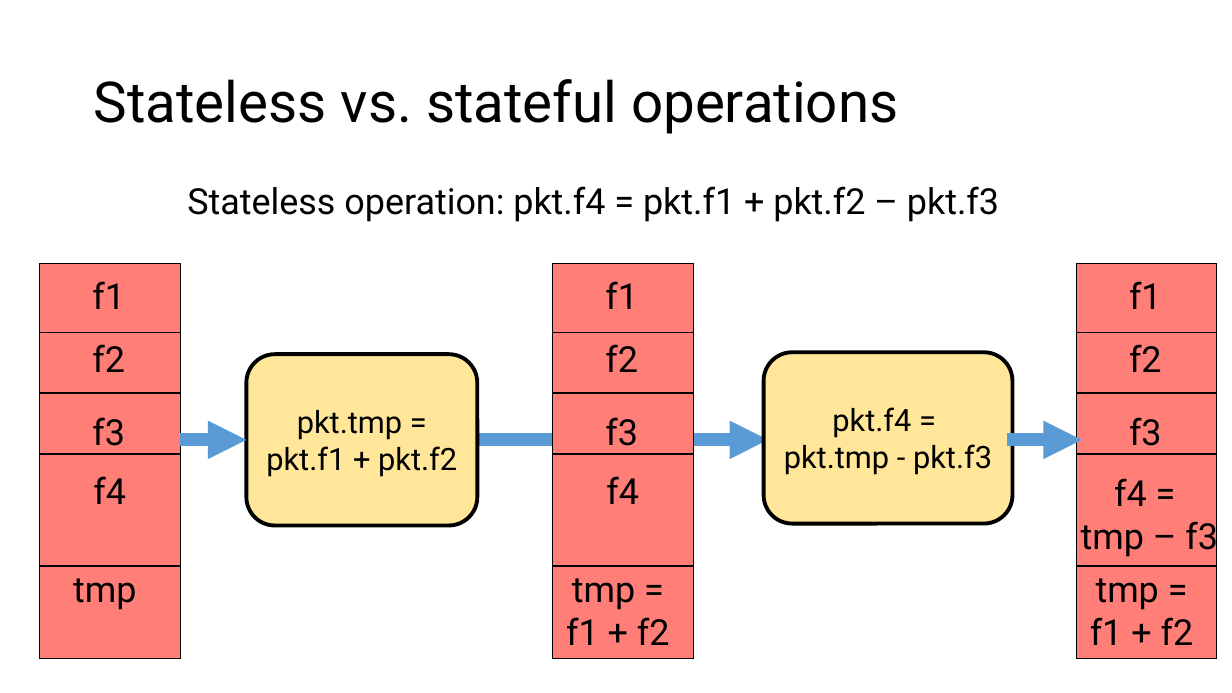
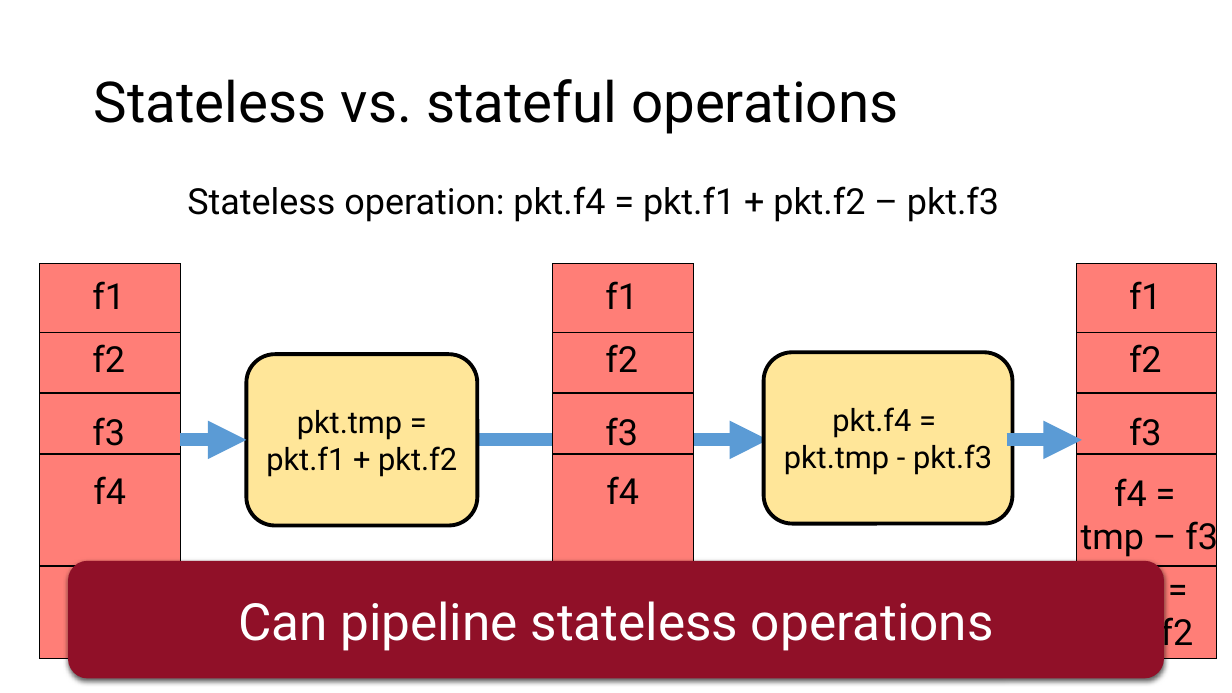
Before and after one commit to anirudhSK/pifo-domino-marple-ppts, a slide deck: slide 12 of domino_sigcomm.pptx. Drawn at 1232x693 pixels with LibreOffice and Linux fonts; fonts in the diff are those of the drawing. Boxes give left, top, right and bottom in pixels: in the first picture for what was removed or moved away, otherwise in the second. Text is boxed around its words. In the diff, an @@ line names an element or a change of style, - is before the commit and + after.

```diff
--- a/domino_sigcomm.pptx
+++ b/domino_sigcomm.pptx
@@ rounded rectangle added at (68,561,1165,678), fill #901028, 40 pt, text #FFFFFF @@
+Can pipeline stateless operations
@@ line removed from (553, 566) to (693, 566) @@
```
Also in this commit, not shown: 7 other slides changed, 1 slide removed.
